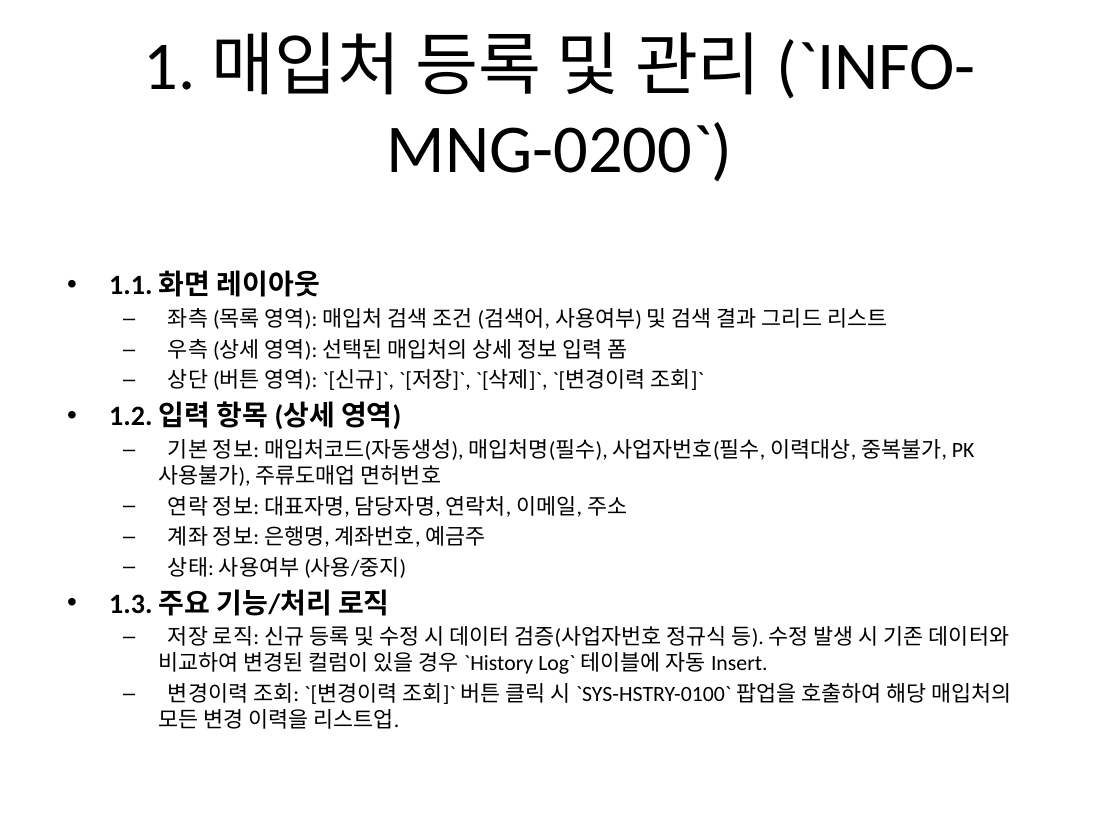
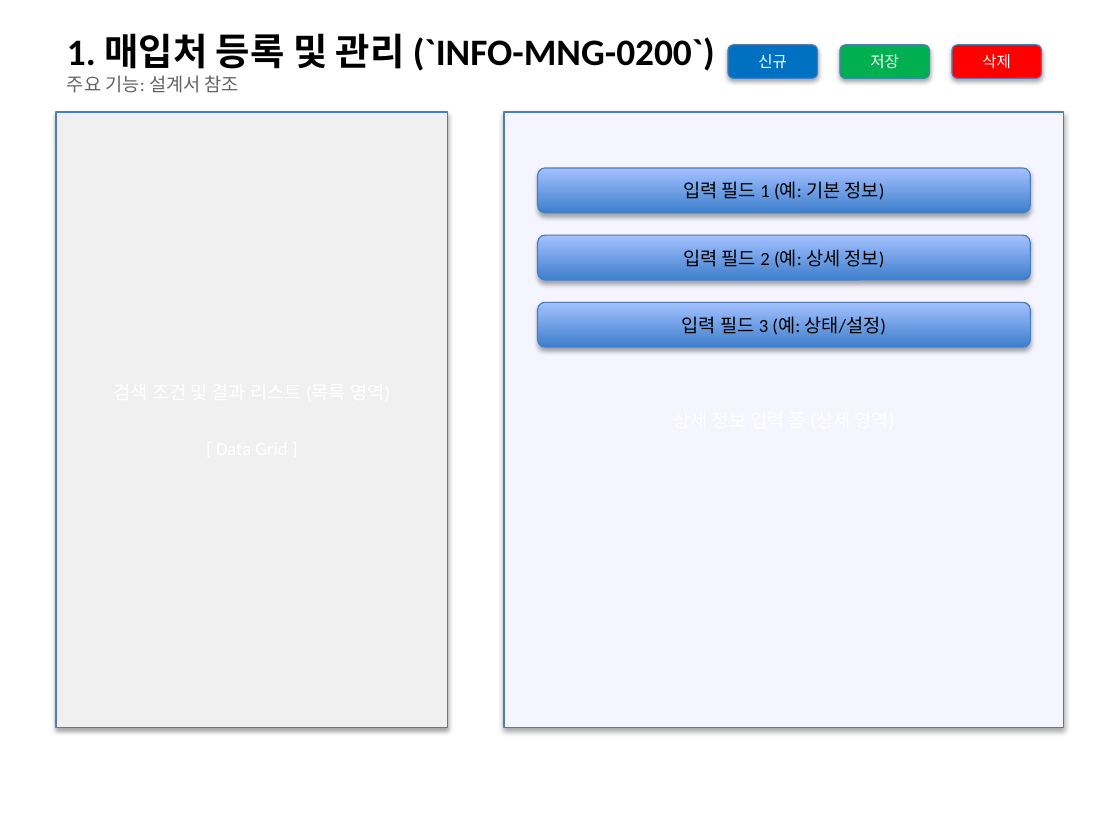
Before and after one commit to sooil-c/PSA-DOCS, a slide deck: slide 2 of 02_설계/화면정의서.pptx. Drawn at 1120x840 pixels with LibreOffice and Linux fonts; fonts in the diff are those of the drawing. Boxes give left, top, right and bottom in pixels: in the first picture for what was removed or moved away, otherwise in the second. Text is boxed around its words. In the diff, an @@ line names an element or a change of style, - is before the commit and + after.

```diff
--- a/02_설계/화면정의서.pptx
+++ b/02_설계/화면정의서.pptx
@@ text "1. 매입처 등록 및 관리 ..." moved from (x1=144, y1=32, x2=976, y2=182) to (x1=67, y1=33, x2=715, y2=71) @@
@@ text "1. 매입처 등록 및 관리 ..." at (x1=67, y1=33, x2=715, y2=71): size 44 to 24 pt, bold on; alignment centre to left; vertical alignment middle to top @@
@@ rounded rectangle added at (x1=728, y1=45, x2=818, y2=78), fill #0070C0, outline #4B7EBC 0.75 pt, 10 pt, text #FFFFFF @@
+신규
@@ rounded rectangle added at (x1=840, y1=45, x2=930, y2=78), fill #00B050, outline #4B7EBC 0.75 pt, 10 pt, text #FFFFFF @@
+저장
@@ rounded rectangle added at (x1=952, y1=45, x2=1042, y2=78), fill #FF0000, outline #4B7EBC 0.75 pt, 10 pt, text #FFFFFF @@
+삭제
@@ text added at (x1=67, y1=75, x2=239, y2=93), 12 pt, text #646464 @@
+주요 기능: 설계서 참조
@@ rectangle added at (x1=56, y1=112, x2=448, y2=728), fill #F0F0F0, outline #4B7EBC 0.75 pt @@
@@ rectangle added at (x1=504, y1=112, x2=1064, y2=728), fill #F5F5FF, outline #4B7EBC 0.75 pt @@
@@ rounded rectangle added at (x1=538, y1=168, x2=1030, y2=213), fill gradient #3F80CE to #A4C4FF, outline #4B7EBC 0.75 pt, 12 pt, text #000000 @@
+입력 필드 1 (예: 기본 정보)
@@ rounded rectangle added at (x1=538, y1=235, x2=1030, y2=280), fill gradient #3F80CE to #A4C4FF, outline #4B7EBC 0.75 pt, 12 pt, text #000000 @@
+입력 필드 2 (예: 상세 정보)
@@ text removed at (x1=109, y1=270, x2=1012, y2=729) @@
-• 1.1. 화면 레이아웃
-  – 좌측 (목록 영역): 매입처 검색 조건 (검색어, 사용여부) 및 검색 결과 그리드 리스트
-  – 우측 (상세 영역): 선택된 매입처의 상세 정보 입력 폼
-  – 상단 (버튼 영역): `[신규]`, `[저장]`, `[삭제]`, `[변경이력 조회]`
-• 1.2. 입력 항목 (상세 영역)
-  – 기본 정보: 매입처코드(자동생성), 매입처명(필수), 사업자번호(필수, 이력대상, 중복불가, PK사용불가), 주류도매업 면허번호
-  – 연락 정보: 대표자명, 담당자명, 연락처, 이메일, 주소
-  – 계좌 정보: 은행명, 계좌번호, 예금주
-  – 상태: 사용여부 (사용/중지)
-• 1.3. 주요 기능/처리 로직
-  – 저장 로직: 신규 등록 및 수정 시 데이터 검증(사업자번호 정규식 등). 수정 발생 시 기존 데이터와 비교하여 변경된 컬럼이 있을 경우 `History Log` 테이블에 자동 Insert.
-  – 변경이력 조회: `[변경이력 조회]` 버튼 클릭 시 `SYS-HSTRY-0100` 팝업을 호출하여 해당 매입처의 모든 변경 이력을 리스트업.
@@ rounded rectangle added at (x1=538, y1=302, x2=1030, y2=347), fill gradient #3F80CE to #A4C4FF, outline #4B7EBC 0.75 pt, 12 pt, text #000000 @@
+입력 필드 3 (예: 상태/설정)
```
Also in this commit, not shown: 5 other slides changed, 4 slides added, 4 slides removed.
